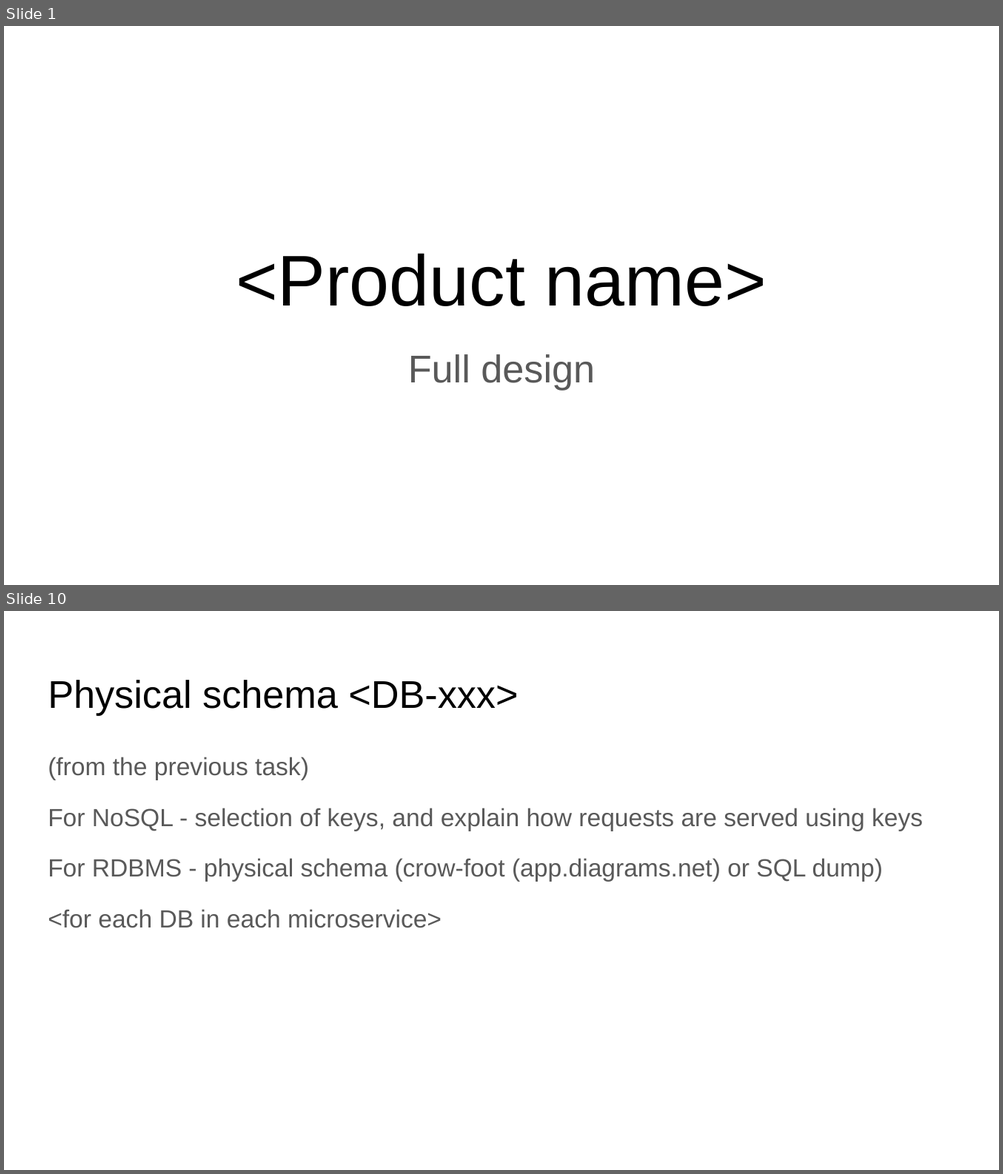
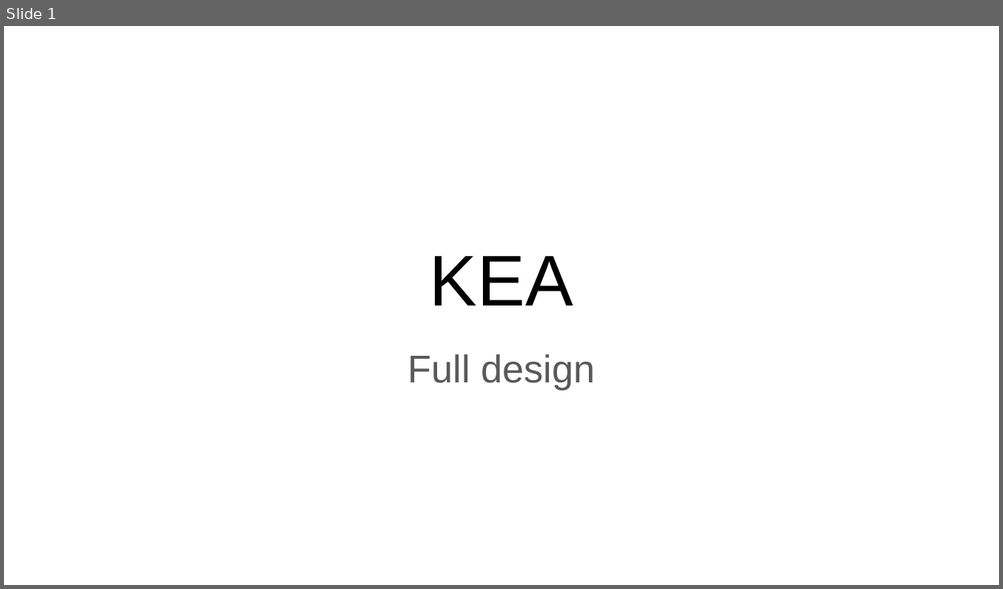
Before and after one commit to fanglores/Advanced-Software-Design, a slide deck: PracticeTasks/Module2/FinalTask_2/FinalTask_2.pptx. Shown one above the other, each under a label of ours: slides 1 and 10 before the commit, slide 1 after it; the slides between them are not shown. The pictures are 1003x1174 and 1003x589 pixels, drawn with LibreOffice and Linux fonts; fonts in the diff are those of the drawing. Boxes give left, top, right and bottom in pixels: in the first picture for what was removed or moved away, otherwise in the second. Text is boxed around its words. In the diff, an @@ line names an element or a change of style, - is before the commit and + after.

Commit message:
prototype final task

```diff
--- a/PracticeTasks/Module2/FinalTask_2/FinalTask_2.pptx
+++ b/PracticeTasks/Module2/FinalTask_2/FinalTask_2.pptx
@@ slide 10 removed at [4,611,999,1170], background #FFFFFF @@
@@ title removed at [48,680,518,715] @@
-Physical schema <DB-xxx>
@@ text removed at [48,757,922,928] @@
-(from the previous task)
-For NoSQL - selection of keys, and explain how requests are served using keys
-For RDBMS - physical schema (crow-foot (app.diagrams.net) or SQL dump)
-<for each DB in each microservice>
@@ slide 1 changed as well @@
@@ title at [430,256,573,306]: text changed @@
-<Product name>
+KEA
```
Also in this commit, not shown: 2 other slides changed, 14 slides added, 12 other slides removed, 2 other files.
